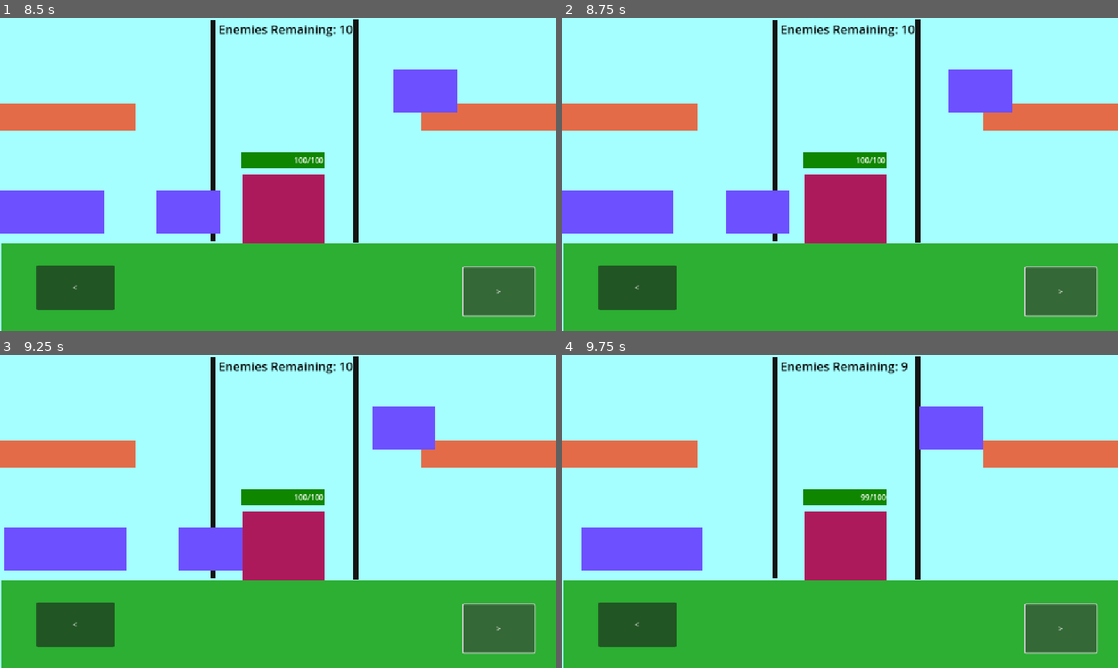
Above: before the commit, frames 1-4 (two rows, left to right).
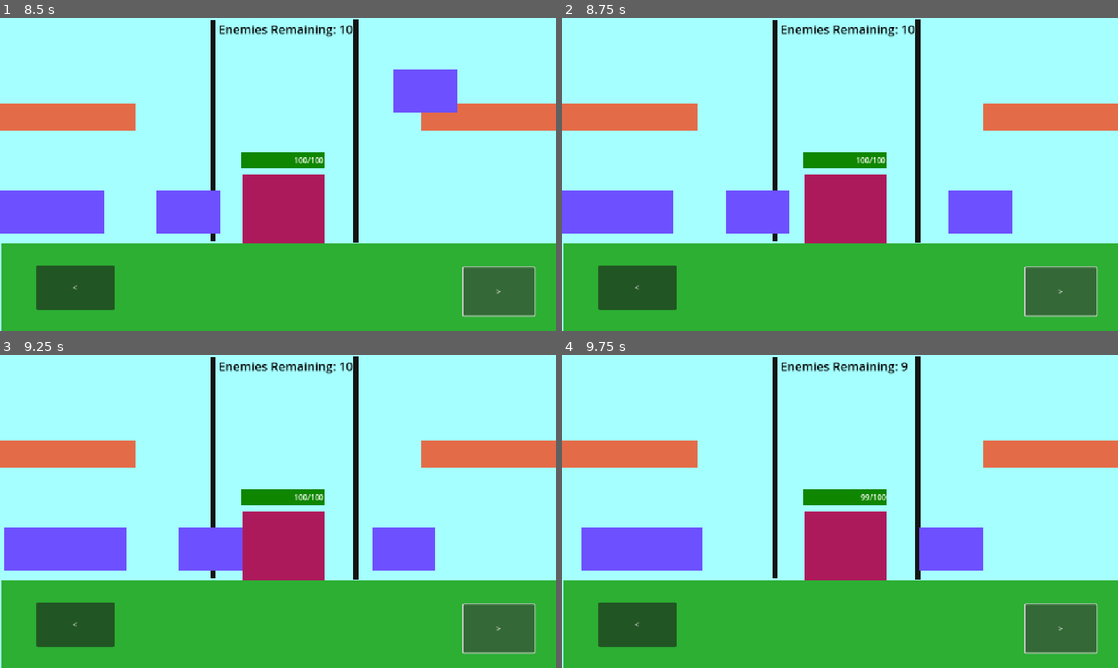
Above: after the commit, the same moments.

Repository: ninjadragonliu/Something
Game: Godot game, scene res://Scenes/world.tscn
Same seed, same stepped clock (60 frames per second), same inputs: the game is played once before the commit and once after it. The project has no main scene, so this scene is started directly.
Inputs:
- Up to frame 1 (8.5 s): click "<" at 0.5 s; click ">" at 1.25 s; click "<" at 2 s; click ">" at 2.75 s; click "<" at 3.5 s; click ">" at 4.25 s
- Up to frame 2 (8.75 s): no input
- Up to frame 3 (9.25 s): no input
- Up to frame 4 (9.75 s): no input

Frame 1 is identical in both runs. In frame 2, 3.2% of the frame differs, in the area x 69-81%, y 16-69%; in frame 3, 3.1%; in frame 4, 3.2%.

Commit message:
updated enemy script

Diff:
--- a/something/Scenes/world.tscn
+++ b/something/Scenes/world.tscn
@@ -87,7 +87,7 @@
 horizontal_alignment = 2
 vertical_alignment = 1
 
-[node name="Player" parent="." groups=["player"] instance=ExtResource("2_5a7ea")]
+[node name="Player" parent="." instance=ExtResource("2_5a7ea")]
 position = Vector2(587, 394)
 
 [node name="Left" type="Button" parent="."]
--- a/something/Scripts/enemy.gd
+++ b/something/Scripts/enemy.gd
@@ -7,8 +7,12 @@
 func _process(delta: float) -> void:
 	if player.position.x - position.x > 0:
 		position.x += speed
+		if position.x >= 279.0 and position.y == 150:
+			position.y = 400.0
 	elif player.position.x - position.x < 0:
 		position.x -= speed
+		if position.x <= 873.0 and position.y == 150:
+			position.y = 400.0
 
 func take_damage(damage : int):
 	health -= damage
--- a/something/Scripts/world.gd
+++ b/something/Scripts/world.gd
@@ -33,19 +33,13 @@
 	enemies_remaining -= 1  # Decrease enemy count when player is hit
 
 func _on_left_pressed() -> void:
-	# if enemy comes into line
-		# attack 1 hit ko
 	if enemy_in_range_left:
-		#player.attack_left()
 		player.attack(enemy_in_range_left)
 		enemies_remaining -= 1
 
 
 func _on_right_pressed() -> void:
-	# if enemy comes into line
-		# attack 1 hit ko
 	if enemy_in_range_right:
-		#player.attack_right()
 		player.attack(enemy_in_range_right)
 		enemies_remaining -= 1
 
